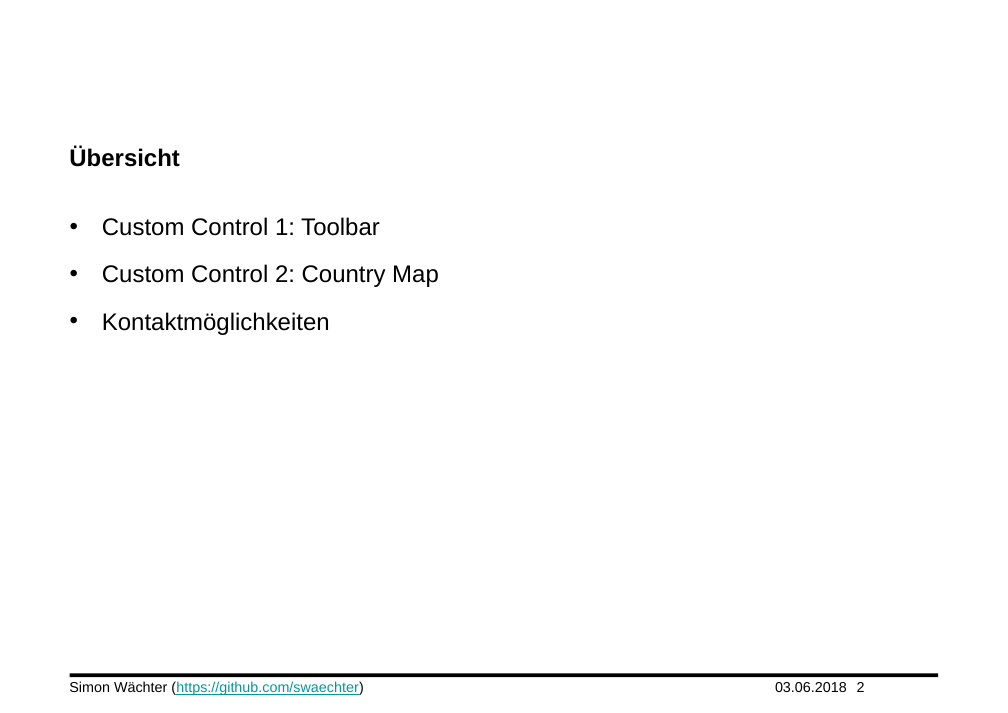
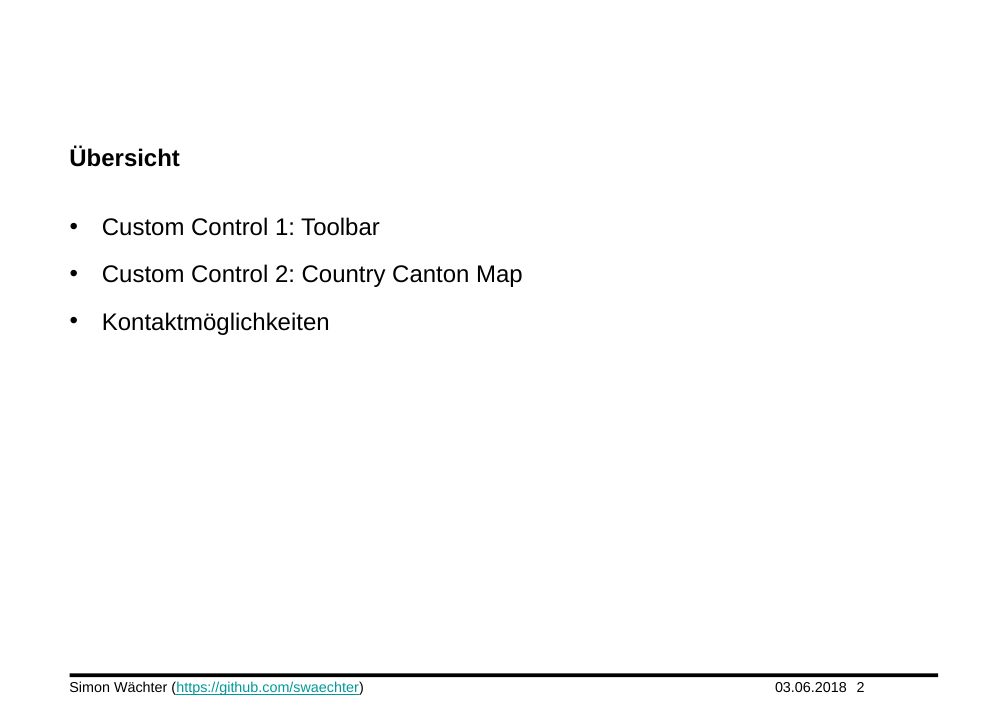
Before and after one commit to daiibee/hydropower-cc-swaechter, a slide deck: slide 2 of doc/cuie_FS18_Simon_Waechter.pptx. Drawn at 1008x713 pixels with LibreOffice and Linux fonts; fonts in the diff are those of the drawing; background and template pictures are left out. Boxes give left, top, right and bottom in pixels: in the first picture for what was removed or moved away, otherwise in the second. Text is boxed around its words. In the diff, an @@ line names an element or a change of style, - is before the commit and + after.

```diff
--- a/doc/cuie_FS18_Simon_Waechter.pptx
+++ b/doc/cuie_FS18_Simon_Waechter.pptx
@@ text at (102, 264, 523, 287): text changed @@
-• Custom Control 2: Country Map
+• Custom Control 2: Country Canton Map
```
Also in this commit, not shown: 3 other slides changed, 2 slides added.
